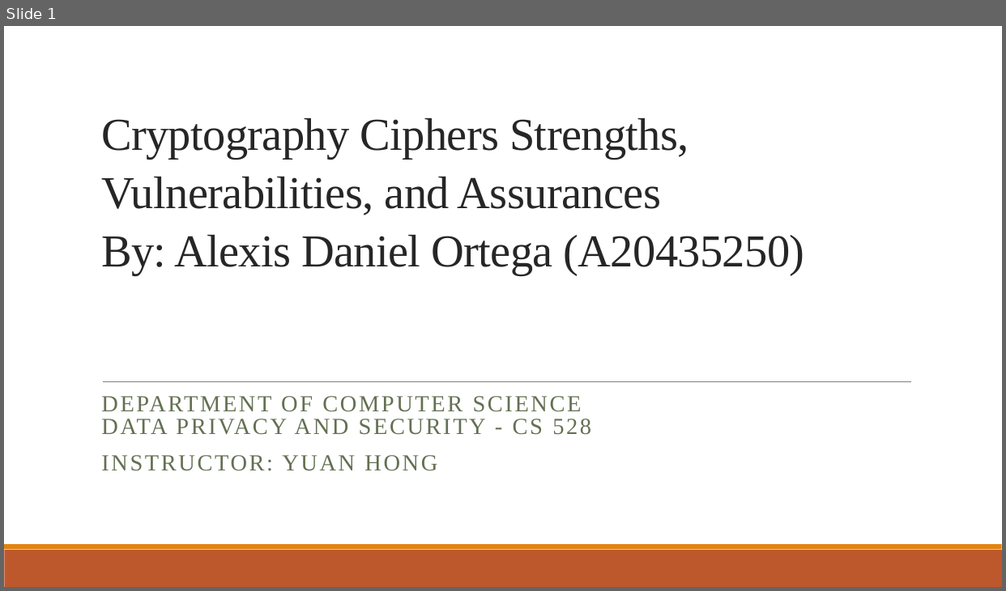
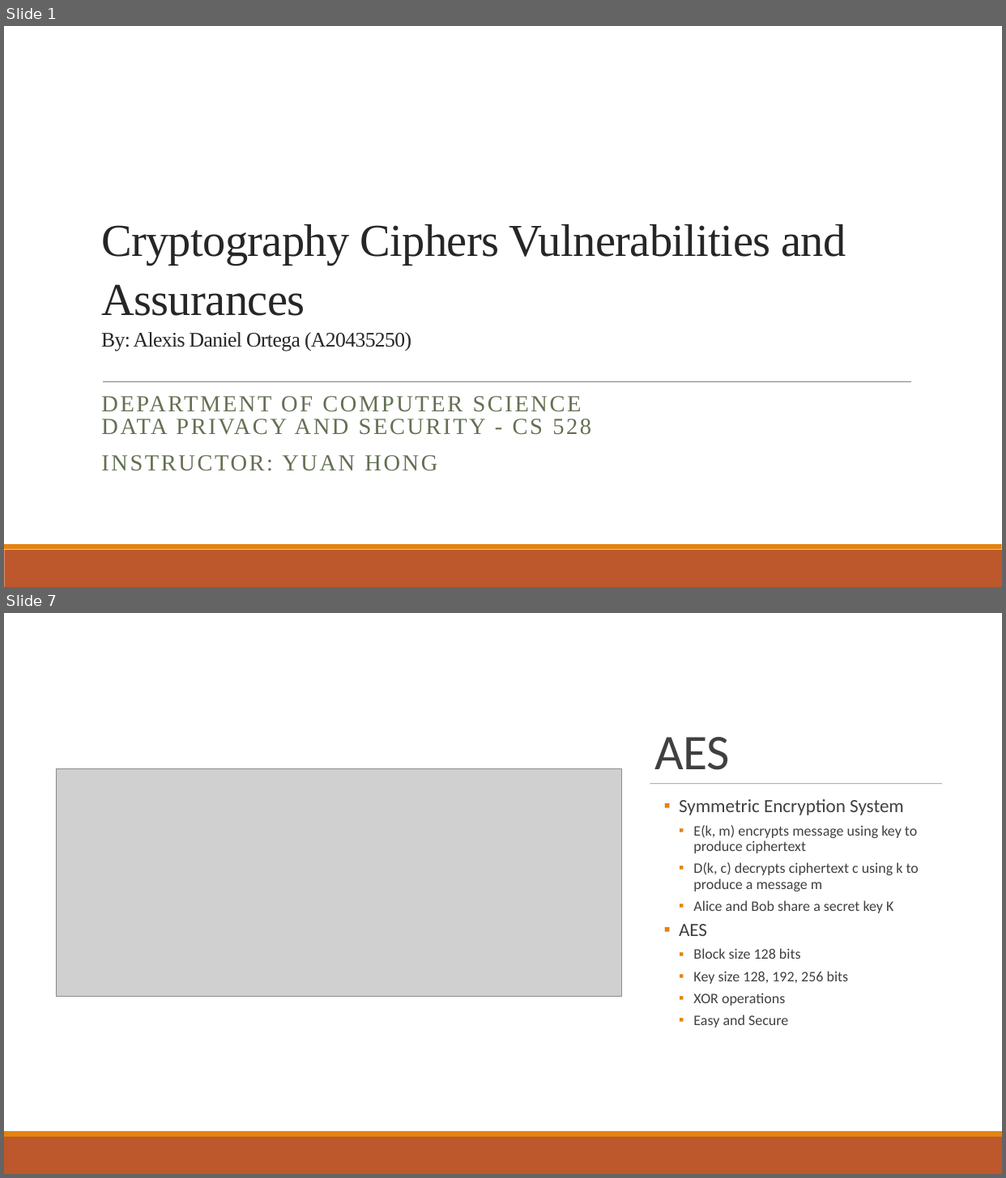
Before and after one commit to AFA20SCM50O/CS528, a slide deck: Documentation/Demo.pptx. Shown one above the other, each under a label of ours: slide 1 before the commit, slides 1 and 7 after it; the slides between them are not shown. The pictures are 1006x591 and 1006x1178 pixels, drawn with LibreOffice and Linux fonts; fonts in the diff are those of the drawing; grey boxes stand for pictures. Boxes give left, top, right and bottom in pixels: in the first picture for what was removed or moved away, otherwise in the second. Text is boxed around its words. In the diff, an @@ line names an element or a change of style, - is before the commit and + after.

```diff
--- a/Documentation/Demo.pptx
+++ b/Documentation/Demo.pptx
@@ slide 7 added at (x1=4, y1=613, x2=1002, y2=1174), background #FFFFFF @@
@@ rectangle added at (x1=4, y1=613, x2=1002, y2=1131), fill #FFFFFF @@
@@ title added at (x1=654, y1=737, x2=729, y2=770), 48 pt, text #404040 @@
+AES
@@ picture added at (x1=56, y1=769, x2=621, y2=997) @@
@@ line added from (650, 784) to (942, 784), #808080 0.5 pt @@
@@ text added at (x1=679, y1=799, x2=918, y2=1028), 14 pt, text #404040 @@
+  ▪ Symmetric Encryption System
+    ▪ E(k, m) encrypts message using key to produce ciphertext
+    ▪ D(k, c) decrypts ciphertext c using k to produce a message m
+    ▪ Alice and Bob share a secret key K
+  ▪ AES
+    ▪ Block size 128 bits
+    ▪ Key size 128, 192, 256 bits
+    ▪ XOR operations
+    ▪ Easy and Secure
@@ rectangle added at (x1=4, y1=1131, x2=1002, y2=1137), fill #E48312 @@
@@ rectangle added at (x1=4, y1=1137, x2=1002, y2=1174), fill #BD582C @@
@@ slide 1 changed as well @@
@@ title at (x1=101, y1=224, x2=846, y2=352): text changed @@
-Cryptography Ciphers Strengths, Vulnerabilities, and Assurances
-By: Alexis Daniel Ortega (A20435250)
+Cryptography Ciphers Vulnerabilities and Assurances
+By: Alexis Daniel Ortega (A20435250)
```
Also in this commit, not shown: 15 other slides added, 1 slide removed, 7 other files.
